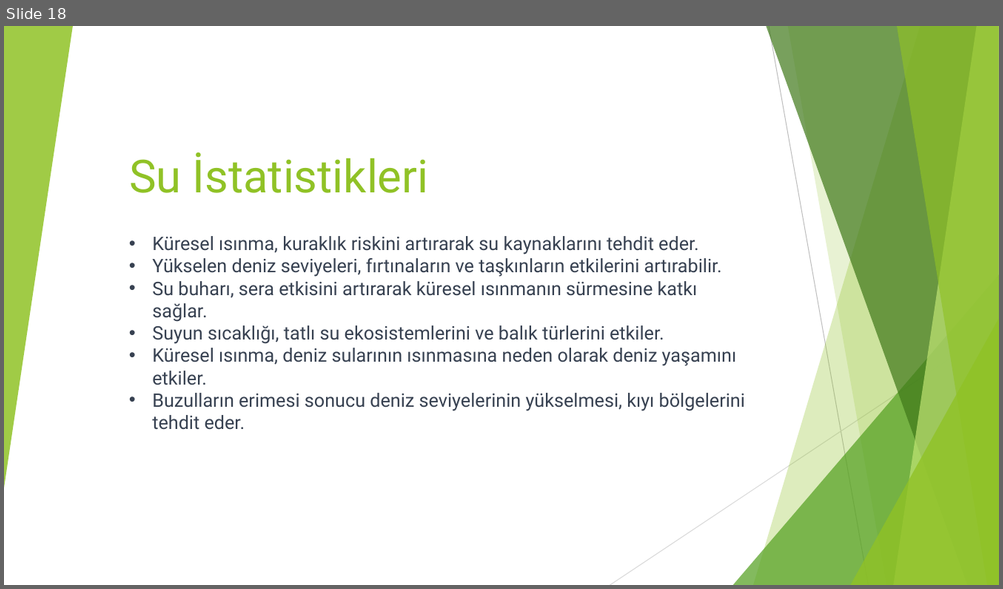
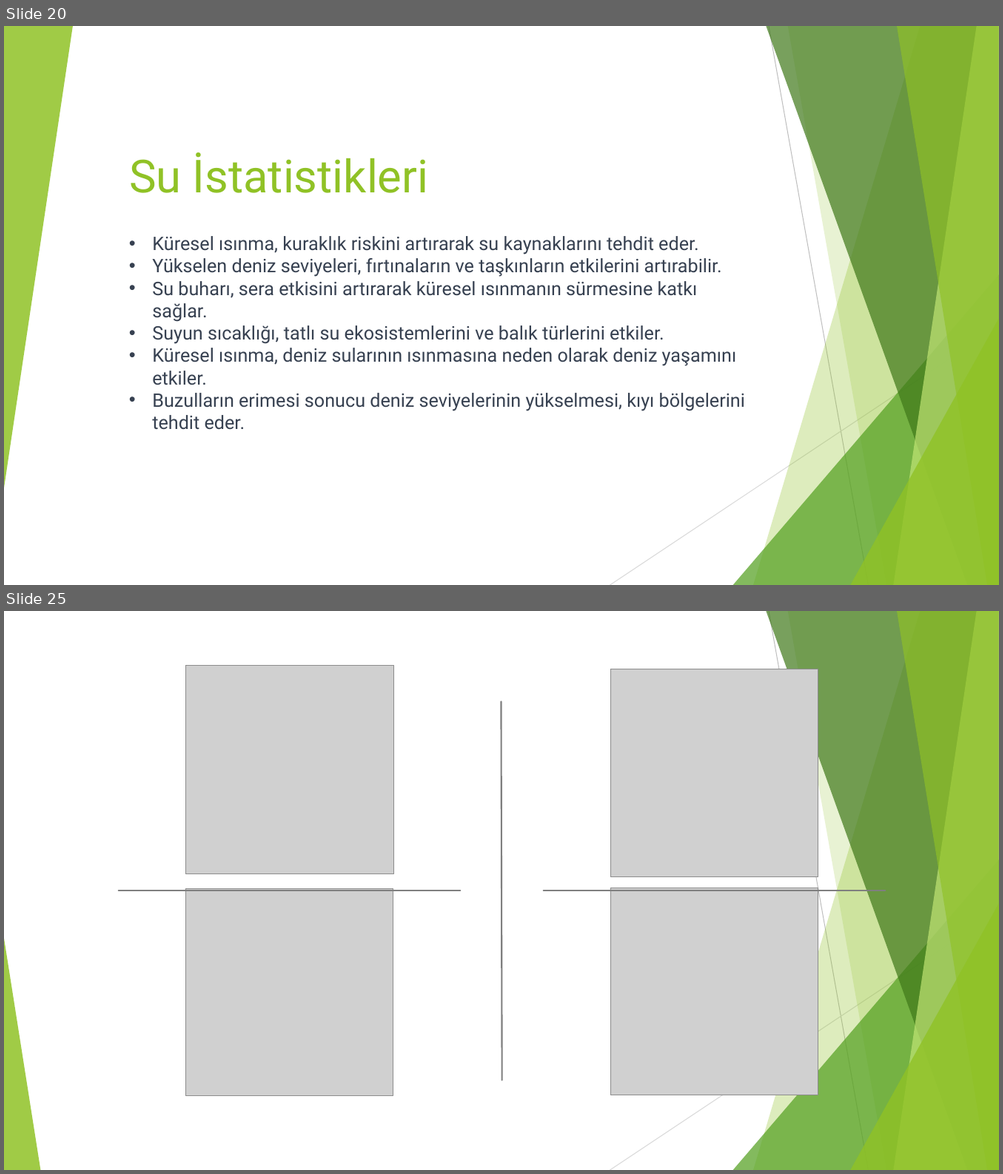
Before and after one commit to vulonviing/ibb-climate-change, a slide deck: İklim Değişikliği ve İstanbul.pptx. Shown one above the other, each under a label of ours: slide 18 before the commit, slides 20 and 25 after it; the slides between them are not shown. The pictures are 1003x589 and 1003x1174 pixels, drawn with LibreOffice and Linux fonts; fonts in the diff are those of the drawing; grey boxes stand for pictures. Boxes give left, top, right and bottom in pixels: in the first picture for what was removed or moved away, otherwise in the second. Text is boxed around its words. In the diff, an @@ line names an element or a change of style, - is before the commit and + after.

```diff
--- a/İklim Değişikliği ve İstanbul.pptx
+++ b/İklim Değişikliği ve İstanbul.pptx
@@ slide 25 added at (4, 611, 999, 1170), background #FFFFFF; not listed: 9 template elements that a slide beside it also shows @@
@@ picture added at (185, 666, 393, 874) @@
@@ picture added at (611, 669, 818, 877) @@
@@ line added from (501, 702) to (502, 1081), #7F7F7F 1.5 pt @@
@@ line added from (118, 891) to (461, 891), #7F7F7F 1.5 pt @@
@@ picture added at (185, 889, 392, 1096) @@
@@ line added from (543, 891) to (885, 891), #7F7F7F 1.5 pt @@
@@ picture added at (611, 888, 818, 1095) @@
@@ triangle added at (4, 939, 40, 1170), fill #90C226 at 85% opacity @@
@@ what was slide 18 is now slide 20 @@
```
Also in this commit, not shown: 3 slides changed, 7 other slides added, 31 other files.
